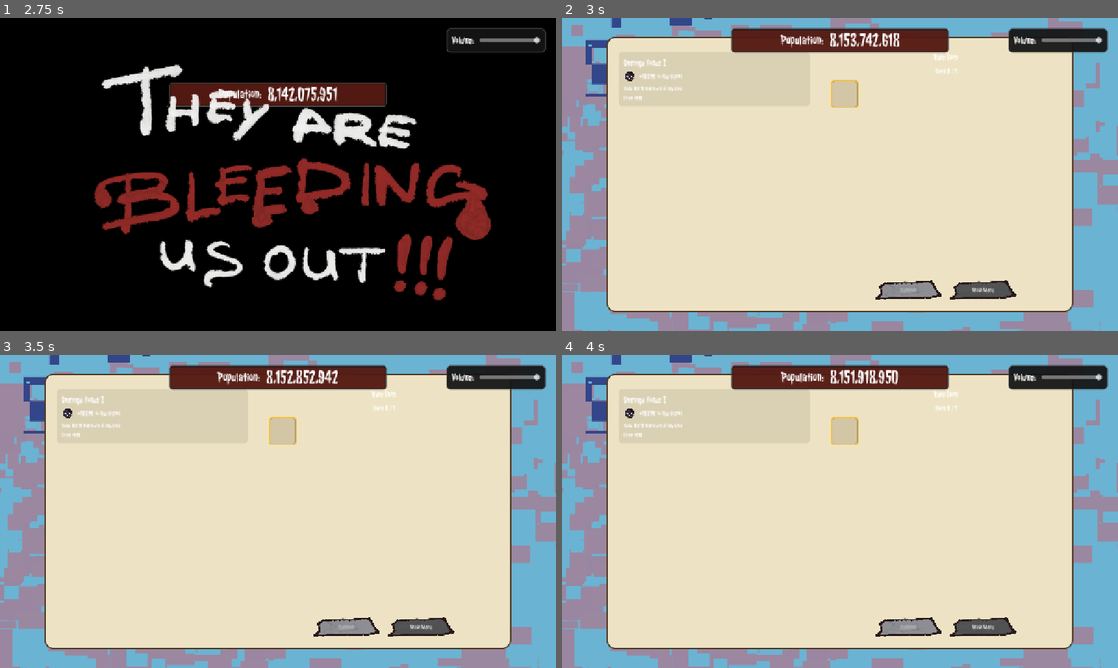
Above: before the commit, frames 1-4 (two rows, left to right).
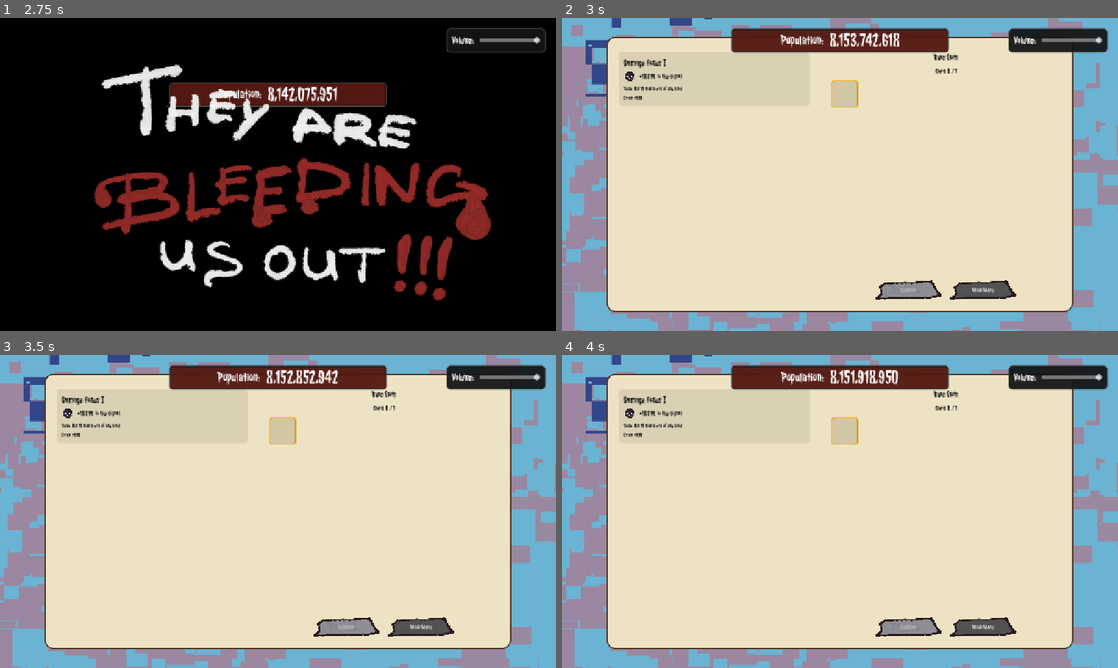
Above: after the commit, the same moments.

Repository: Tapot/ld59
Game: Godot game, scene res://scenes/flow/main_menu.tscn
The game is run twice, just before and just after one commit, with the same random seed, the same clock (stepped at 60 frames per second) and the same inputs. Sound files missing from this copy of the repository are replaced by a short silence.
Inputs (mouse positions are in pixels of both pictures, inside the frame that each line leads up to):
- Up to frame 1 (2.75 s): click "Let's Go" at 0.5 s; move the mouse to (400, 158) at 1.27 s; click (400, 158) at 1.42 s; move the mouse to (166, 190) at 2.02 s; click (166, 190) at 2.17 s
- Up to frame 2 (3 s): move the mouse to (895, 105) at 2.77 s; click (895, 105) at 2.92 s
- Up to frame 3 (3.5 s): no input
- Up to frame 4 (4 s): move the mouse to (812, 574) at 3.52 s; click (812, 574) at 3.67 s

Frame 1 is identical in both runs. In frame 2, 0.5% of the frame differs, in the area x 11-72%, y 11-27%; in frame 3, 0.5%; in frame 4, 0.5%.

Commit message:
changed font color in upgrades

Diff:
--- a/scenes/flow/upgrades_screen.tscn
+++ b/scenes/flow/upgrades_screen.tscn
@@ -82,6 +82,7 @@
 visible = false
 layout_mode = 2
 theme_override_fonts/font = ExtResource("7_font")
+theme_override_colors/font_color = Color(0, 0, 0, 1)
 theme_override_font_sizes/font_size = 28
 text = "Tier 1 / 10"
 
@@ -99,6 +100,7 @@
 visible = false
 layout_mode = 2
 theme_override_fonts/font = ExtResource("7_font")
+theme_override_colors/font_color = Color(0, 0, 0, 1)
 theme_override_font_sizes/font_size = 18
 text = "Available Runes"
 
@@ -120,6 +122,7 @@
 [node name="SlotsLabel" type="Label" parent="Paper/Margin/Content/MainArea/RightPanel" unique_id=1309140507]
 layout_mode = 2
 theme_override_fonts/font = ExtResource("7_font")
+theme_override_colors/font_color = Color(0, 0, 0, 1)
 theme_override_font_sizes/font_size = 18
 text = "Rune Slots"
 horizontal_alignment = 1
@@ -127,6 +130,7 @@
 [node name="SlotLabel" type="Label" parent="Paper/Margin/Content/MainArea/RightPanel" unique_id=1489850933]
 layout_mode = 2
 theme_override_fonts/font = ExtResource("7_font")
+theme_override_colors/font_color = Color(0, 0, 0, 1)
 text = "Slots: 0 / 1"
 horizontal_alignment = 1
 
--- a/scripts/flow/upgrades_screen.gd
+++ b/scripts/flow/upgrades_screen.gd
@@ -8,6 +8,7 @@
 const RUNE_ICON_SIZE: Vector2 = Vector2(28, 28)
 const SLOT_ICON_SIZE: Vector2 = Vector2(24, 24)
 const RUNE_ICON_BASE_PATH: String = "res://assets/images/ui/runes_folder/"
+const PAPER_FONT_COLOR: Color = Color.BLACK
 
 @onready var tier_label: Label = $Paper/Margin/Content/Header/TierLabel
 @onready var slot_label: Label = $Paper/Margin/Content/MainArea/RightPanel/SlotLabel
@@ -163,6 +164,7 @@
 
 	var name_label: Label = Label.new()
 	name_label.add_theme_font_override("font", UI_FONT)
+	name_label.add_theme_color_override("font_color", PAPER_FONT_COLOR)
 	name_label.horizontal_alignment = HORIZONTAL_ALIGNMENT_CENTER
 	name_label.vertical_alignment = VERTICAL_ALIGNMENT_CENTER
 	name_label.add_theme_font_size_override("font_size", 9)
@@ -366,6 +368,7 @@
 		var title_label: Label = Label.new()
 		title_label.text = str(rune_config.get("title", ""))
 		title_label.add_theme_font_override("font", UI_FONT)
+		title_label.add_theme_color_override("font_color", PAPER_FONT_COLOR)
 		title_label.add_theme_font_size_override("font_size", 22)
 		title_label.mouse_filter = Control.MOUSE_FILTER_IGNORE
 		content.add_child(title_label)
@@ -387,6 +390,7 @@
 		desc_label.autowrap_mode = TextServer.AUTOWRAP_WORD_SMART
 		desc_label.text = str(rune_config.get("description", ""))
 		desc_label.add_theme_font_override("font", UI_FONT)
+		desc_label.add_theme_color_override("font_color", PAPER_FONT_COLOR)
 		desc_label.mouse_filter = Control.MOUSE_FILTER_IGNORE
 		body_row.add_child(desc_label)
 
@@ -395,6 +399,7 @@
 		var task_label: Label = Label.new()
 		task_label.text = "Task: %s" % str(rune_config.get("task_description", ""))
 		task_label.add_theme_font_override("font", UI_FONT)
+		task_label.add_theme_color_override("font_color", PAPER_FONT_COLOR)
 		task_label.add_theme_font_size_override("font_size", 14)
 		task_label.mouse_filter = Control.MOUSE_FILTER_IGNORE
 		content.add_child(task_label)
@@ -402,6 +407,7 @@
 		var drain_label: Label = Label.new()
 		drain_label.text = "Drain x%.2f" % float(rune_config.get("drain_multiplier", 1.0))
 		drain_label.add_theme_font_override("font", UI_FONT)
+		drain_label.add_theme_color_override("font_color", PAPER_FONT_COLOR)
 		drain_label.add_theme_font_size_override("font_size", 14)
 		drain_label.mouse_filter = Control.MOUSE_FILTER_IGNORE
 		content.add_child(drain_label)
